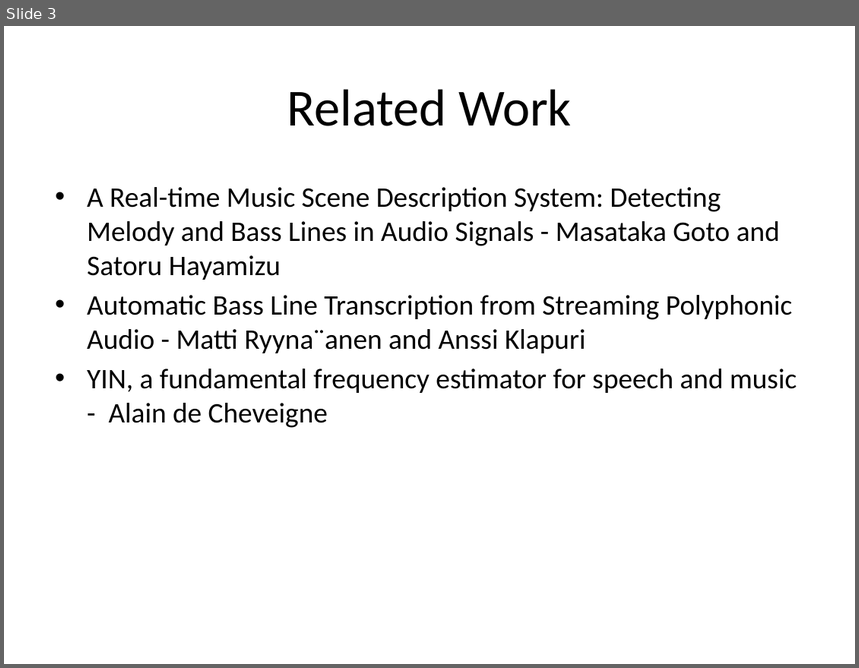
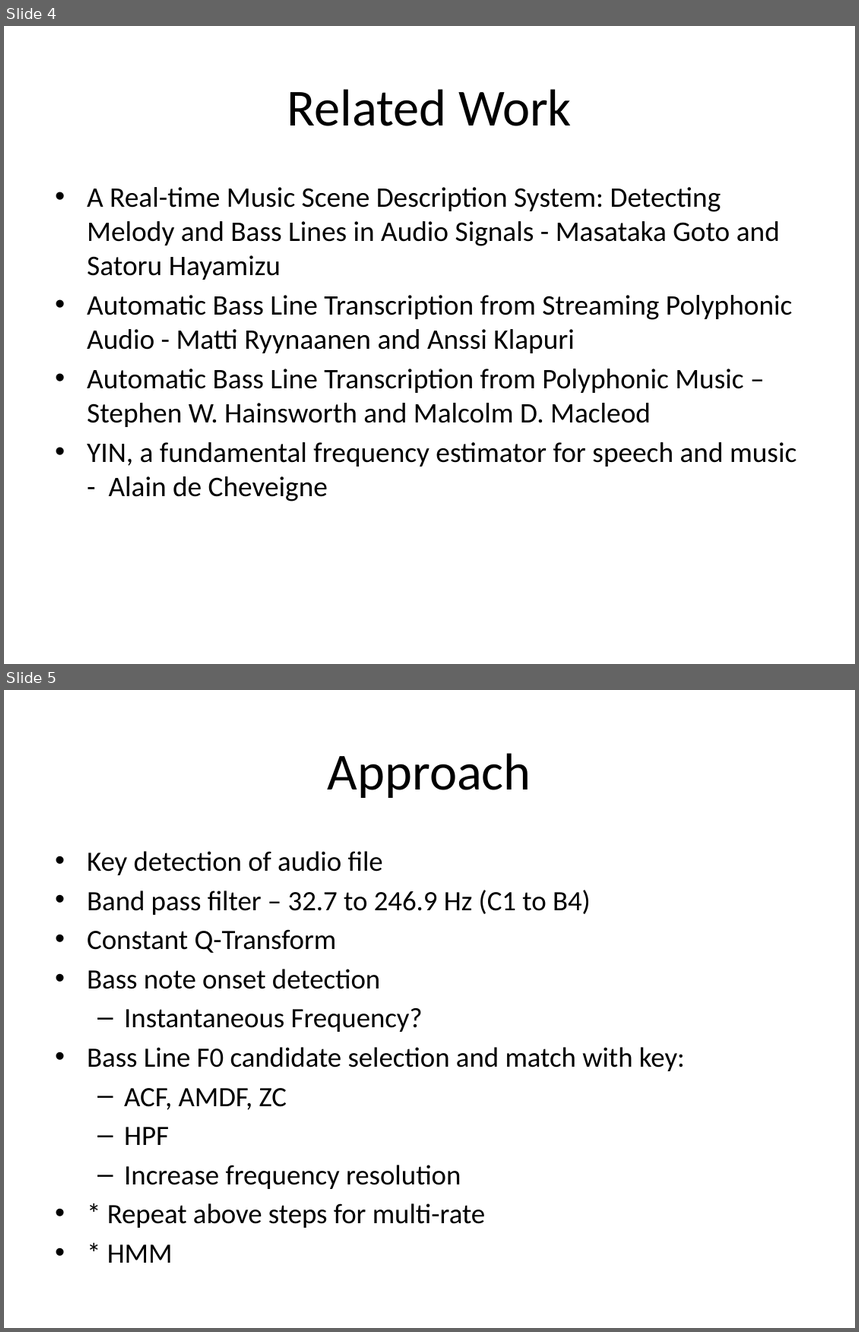
Before and after one commit to govind678/Bass-Line-Detection, a slide deck: Presentation1.pptx. Shown one above the other, each under a label of ours: slide 3 before the commit, slides 4 and 5 after it. The pictures are 859x668 and 859x1332 pixels, drawn with LibreOffice and Linux fonts; fonts in the diff are those of the drawing. Boxes give left, top, right and bottom in pixels: in the first picture for what was removed or moved away, otherwise in the second. Text is boxed around its words. In the diff, an @@ line names an element or a change of style, - is before the commit and + after.

```diff
--- a/Presentation1.pptx
+++ b/Presentation1.pptx
@@ slide 5 added at (4, 690, 855, 1328), background #FFFFFF @@
@@ title added at (328, 753, 531, 798), 44 pt, text #000000 @@
+Approach
@@ text added at (87, 851, 685, 1263), 23.7 pt, text #000000 @@
+• Key detection of audio file
+• Band pass filter – 32.7 to 246.9 Hz (C1 to B4)
+• Constant Q-Transform
+• Bass note onset detection
+  – Instantaneous Frequency?
+• Bass Line F0 candidate selection and match with key:
+  – ACF, AMDF, ZC
+  – HPF
+  – Increase frequency resolution
+• * Repeat above steps for multi-rate
+• * HMM
@@ what was slide 3 is now slide 4 @@
@@ slide 4 changed as well @@
@@ text at (87, 295, 792, 427): text changed @@
-• Automatic Bass Line Transcription from Streaming Polyphonic Audio - Matti Ryyna¨anen and Anssi Klapuri
+• Automatic Bass Line Transcription from Streaming Polyphonic Audio - Matti Ryynaanen and Anssi Klapuri
+• Automatic Bass Line Transcription from Polyphonic Music – Stephen W. Hainsworth and Malcolm D. Macleod
```
Also in this commit, not shown: 2 other slides changed, 2 other slides added, 2 slides removed, 1 other file.
